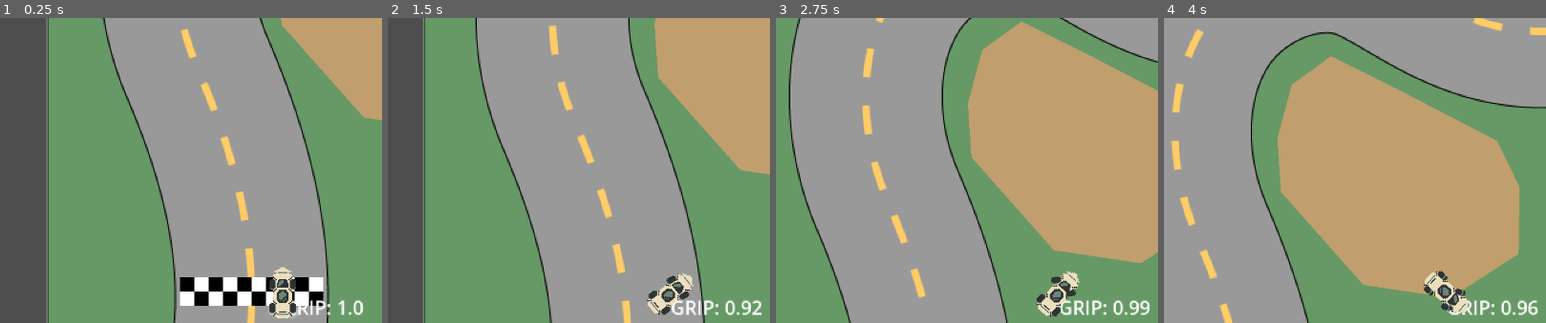
Above: before the commit, frames 1-4 (left to right).
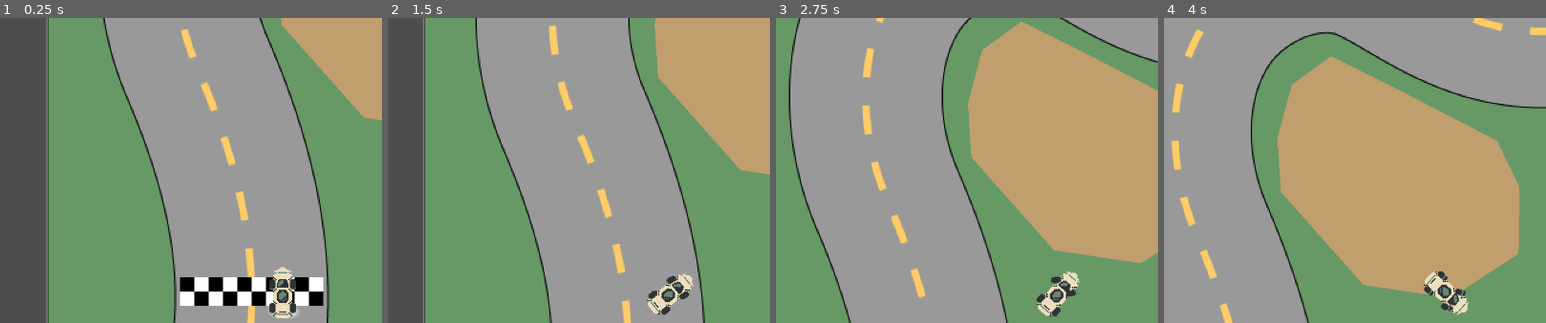
Above: after the commit, the same moments.

Repository: PGComai/Made-at-the-MADE-2025
Game: Godot game, scene res://scenes/racetrack2/racetrack2.tscn
The game is run twice, just before and just after one commit, with the same random seed, the same clock (stepped at 60 frames per second) and the same inputs.
Inputs:
- Up to frame 1 (0.25 s): no input
- Up to frame 2 (1.5 s): hold D (right) 0.53-1.28 s; hold A (left) from 1.28 s (still down)
- Up to frame 3 (2.75 s): release A (left) at 2.03 s; hold D (right) from 2.03 s (still down)
- Up to frame 4 (4 s): release D (right) at 3.53 s; hold A (left) from 3.53 s (still down)
The pictures show only the part of the screen within x 13-63%, y 5-55%; the shares and areas given below are measured in that part.

The runs differ from the first frame. In frame 1, 0.3% of the frame differs, in the area x 76-96%, y 92-98%; in frame 2, 0.6%; in frame 3, 0.6%, in the area x 74-98%, y 92-98%; in frame 4, 0.5%.

Commit message:
powerup randomizer

Diff:
--- a/car/car.gd
+++ b/car/car.gd
@@ -2,14 +2,18 @@
 class_name Car
 
 
+enum PowerUp{BRAKE, JUMP, SHIELD, GHOST, AUTO}
+
 const INITIAL_SPEED: float = 50.0
 const MIN_GRIP: float = 0.05
 const WHEEL_SPIN_SCALE: float = 0.05
+const BRAKE_EFFECT: float = 0.99
 
 
 @export var show_steer := true
 
 
+var current_powerup: PowerUp
 var wheel_angle: float = 0.0
 var car_angle: float = 0.0
 var grip: float = 1.0:
@@ -29,6 +33,7 @@
 var terrain_slip: float = 1.0
 var terrain_damp: float = 1.0
 var current_terrain: Terrain
+var braking := false
 ## How many laps have been completed
 var completed_laps := 0
 
@@ -81,6 +86,8 @@
 
 	velocity = velocity.slerp(ideal_vel, 0.08 * grip * terrain_slip)
 	velocity *= drag * remap(grip, MIN_GRIP, 1.0, 0.995, 1.0) * terrain_damp
+	if braking:
+		velocity *= BRAKE_EFFECT
 
 	var heading = velocity.rotated(wheel_angle * small_speed)
 
@@ -107,8 +114,12 @@
 func _on_lap_finished(_body: Node2D) -> void:
 	completed_laps += 1
 	vehicle_player.gear_shift(completed_laps)
-	speed += 50.0
 	toast.toast("Lap %d!" % [completed_laps + 1])
+	speed += 50.0 - clampf(float(completed_laps * 5), 5.0, 45.0)
+	print("new accel: %s" % snappedf(speed, 1.0))
+	current_powerup = PowerUp[PowerUp.keys().pick_random()]
+	print(current_powerup)
+
 
 func _on_stuff_detector_area_entered(area: Area2D) -> void:
 	if area.is_in_group("terrain"):
--- a/car/car.tscn
+++ b/car/car.tscn
@@ -66,6 +66,7 @@
 texture = ExtResource("2_dxy33")
 
 [node name="LabelGrip" type="Label" parent="."]
+visible = false
 offset_right = 40.0
 offset_bottom = 23.0
 text = "GRIP: 1.0"
